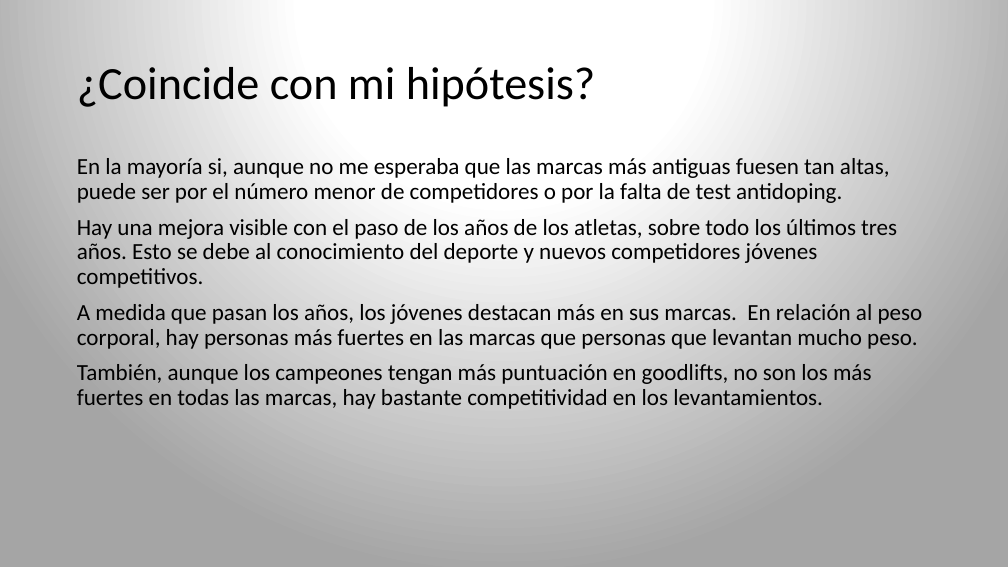
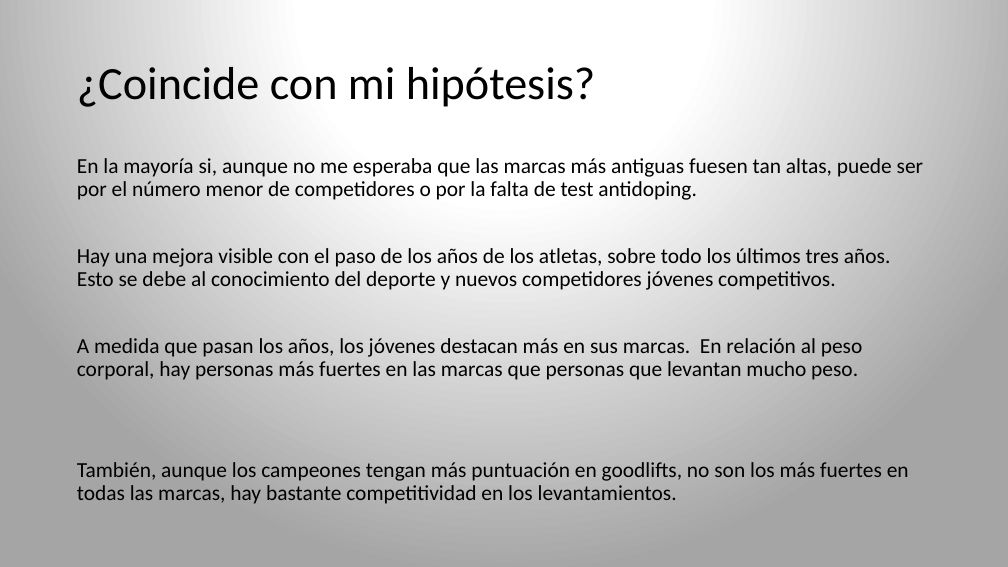
Before and after one commit to enriquerc95/eda_powerlifting, a slide deck: slide 9 of src/memoria.ipnb/EDA POWERLIFTING.pptx. Drawn at 1008x567 pixels with LibreOffice and Linux fonts; fonts in the diff are those of the drawing. Boxes give left, top, right and bottom in pixels: in the first picture for what was removed or moved away, otherwise in the second. Text is boxed around its words. In the diff, an @@ line names an element or a change of style, - is before the commit and + after.

```diff
--- a/src/memoria.ipnb/EDA POWERLIFTING.pptx
+++ b/src/memoria.ipnb/EDA POWERLIFTING.pptx
@@ text "En la mayoría si, aunque ..." at <box>77,158,923,504</box>: size 22 to 20.4 pt @@
```
Also in this commit, not shown: 4 other slides changed.
